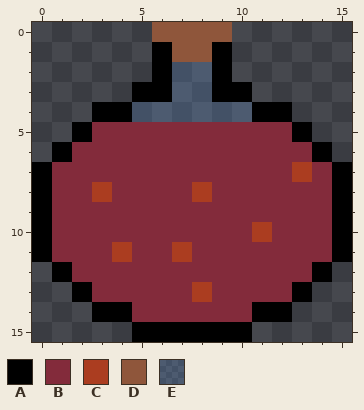
One commit to this pixel-art file: tiles_src/hp-potion.aseprite. Above is the file before it was changed.
16x16 pixels, 1 frame.
Palette (. is transparent): A #000000  B #832b3b  C #ab3d20  D #8f563b  E #6baaff31
Pixels before, first column x 0:
 0 ......DDDD......
 1 ......ADDA......
 2 ......AEEA......
 3 .....AAEEAA.....
 4 ...AAEEEEEEAA...
 5 ..ABBBBBBBBBBA..
 6 .ABBBBBBBBBBBBA.
 7 ABBBBBBBBBBBBCBA
 8 ABBCBBBBCBBBBBBA
 9 ABBBBBBBBBBBBBBA
10 ABBBBBBBBBBCBBBA
11 ABBBCBBCBBBBBBBA
12 .ABBBBBBBBBBBBA.
13 ..ABBBBBCBBBBA..
14 ...AABBBBBBAA...
15 .....AAAAAA.....
After:
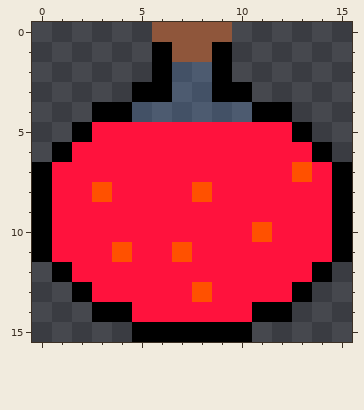
From old to new:
colour B: #832b3b -> #ff123d
colour C: #ab3d20 -> #ff5100
